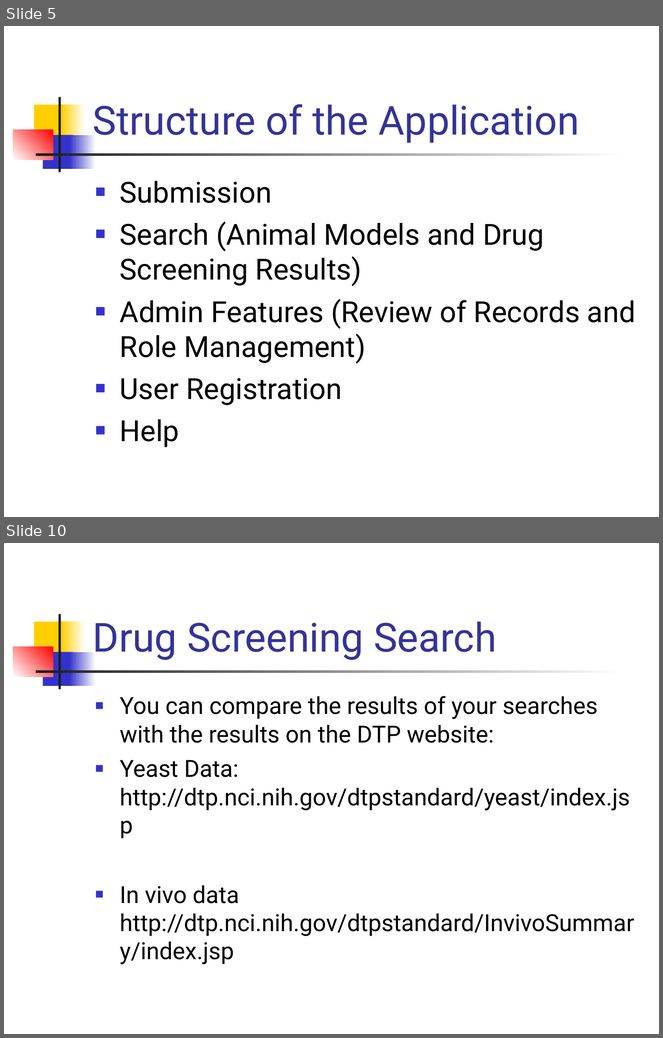
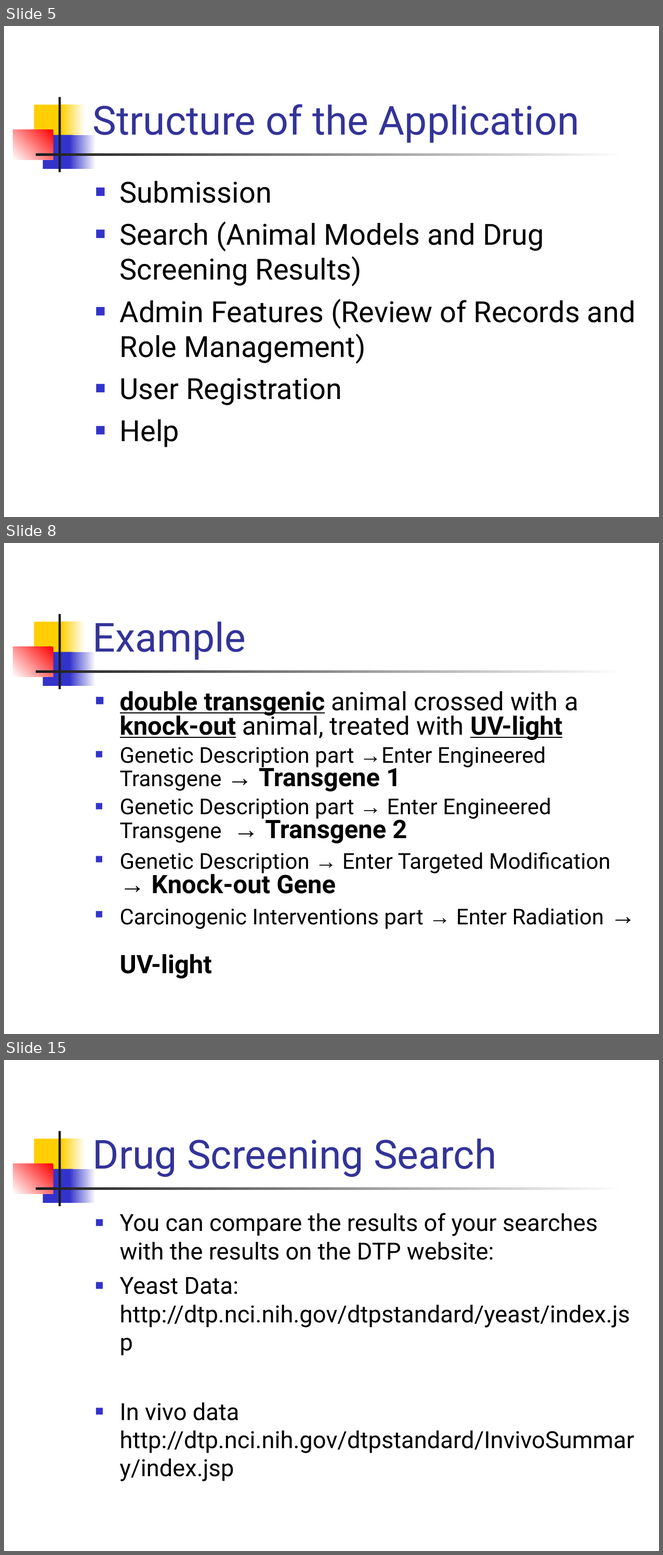
Before and after one commit to NCIP/camod-docs, a slide deck: artifacts/UAT/UAT2/Intro UAT2.ppt. Shown one above the other, each under a label of ours: slides 5 and 10 before the commit, slides 5, 8 and 15 after it; the slides between them are not shown. The pictures are 663x1038 and 663x1555 pixels, drawn with LibreOffice and Linux fonts; fonts in the diff are those of the drawing. Boxes give left, top, right and bottom in pixels: in the first picture for what was removed or moved away, otherwise in the second. Text is boxed around its words. In the diff, an @@ line names an element or a change of style, - is before the commit and + after.

```diff
--- a/artifacts/UAT/UAT2/Intro UAT2.ppt
+++ b/artifacts/UAT/UAT2/Intro UAT2.ppt
@@ slide 8 added at bbox=[4, 543, 659, 1034], background #FFFFFF; not listed: 7 template elements that a slide beside it also shows @@
@@ title added at bbox=[93, 622, 246, 660], 44 pt, text #333399 @@
+Example
@@ text added at bbox=[120, 691, 611, 979], 24 pt, text #000000 @@
+■ double transgenic animal crossed with a knock-out animal, treated with UV-light
+■ Genetic Description part →Enter Engineered Transgene → Transgene 1
+■ Genetic Description part → Enter Engineered Transgene → Transgene 2
+■ Genetic Description → Enter Targeted Modification → Knock-out Gene
+■ Carcinogenic Interventions part → Enter Radiation →
+  UV-light
@@ what was slide 10 is now slide 15 @@
```
Also in this commit, not shown: 5 slides changed, 7 other slides added, 1 slide removed, 6 other files.
